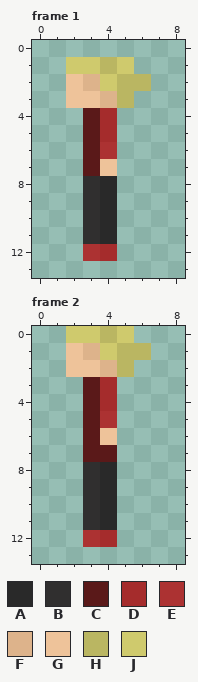
A pixel-art file gets an edit: Assets/PersonalAssets/NPC/Day4/Man2DayFourCorrrectleftIdle.aseprite. The first picture shows the starting point.
9x14 pixels, 3 frames. Colours within 5 levels of each other are drawn and written as one. Shown: frame 1, frame 2. The commit also changed other frames, which this record leaves out.
Palette (. is transparent): A #292929  B #302f2f  C #5a1919  D #a52c2c  E #ac3232  F #ddb38b  G #eec39a  H #bab662  J #cfca6d
New version:
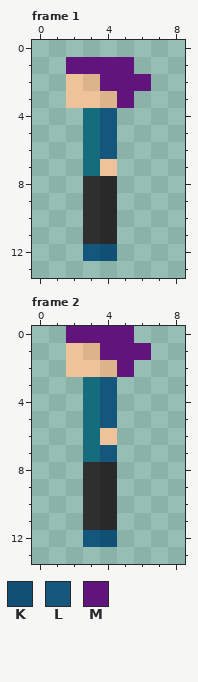
Colours new in this view: K #105075  L #14567c  M #61147c
From old to new:
Colour C changes from #5a1919 to #146c7c.
Frame 1:
Colour K replaces colour D in row 12 at x 4.
Colour L replaces colour D in rows 4 to 5 at x 4.
Colour L replaces colour E in row 6 at x 4; in row 12 at x 3.
Colour M replaces colour H in row 1 at x 4; in row 2 at x 5 to 6; in row 3 at x 5.
Colour M replaces colour J in row 1 at x 2 to 3 and 5; in row 2 at x 4.
Frame 2:
Colour K replaces colour D in row 12 at x 4.
Colour L replaces colour C in row 7 at x 4.
Colour L replaces colour D in rows 3 to 4 at x 4.
Colour L replaces colour E in row 5 at x 4; in row 12 at x 3.
Colour M replaces colour H in row 0 at x 4; in row 1 at x 5 to 6; in row 2 at x 5.
Colour M replaces colour J in row 0 at x 2 to 3 and 5; in row 1 at x 4.
Pixel boxes of the changes (left, top, right, bottom) in both pictures:
changed: (66, 57, 151, 176)
changed: (83, 244, 117, 261)
changed: (66, 326, 151, 462)
changed: (83, 530, 117, 547)
